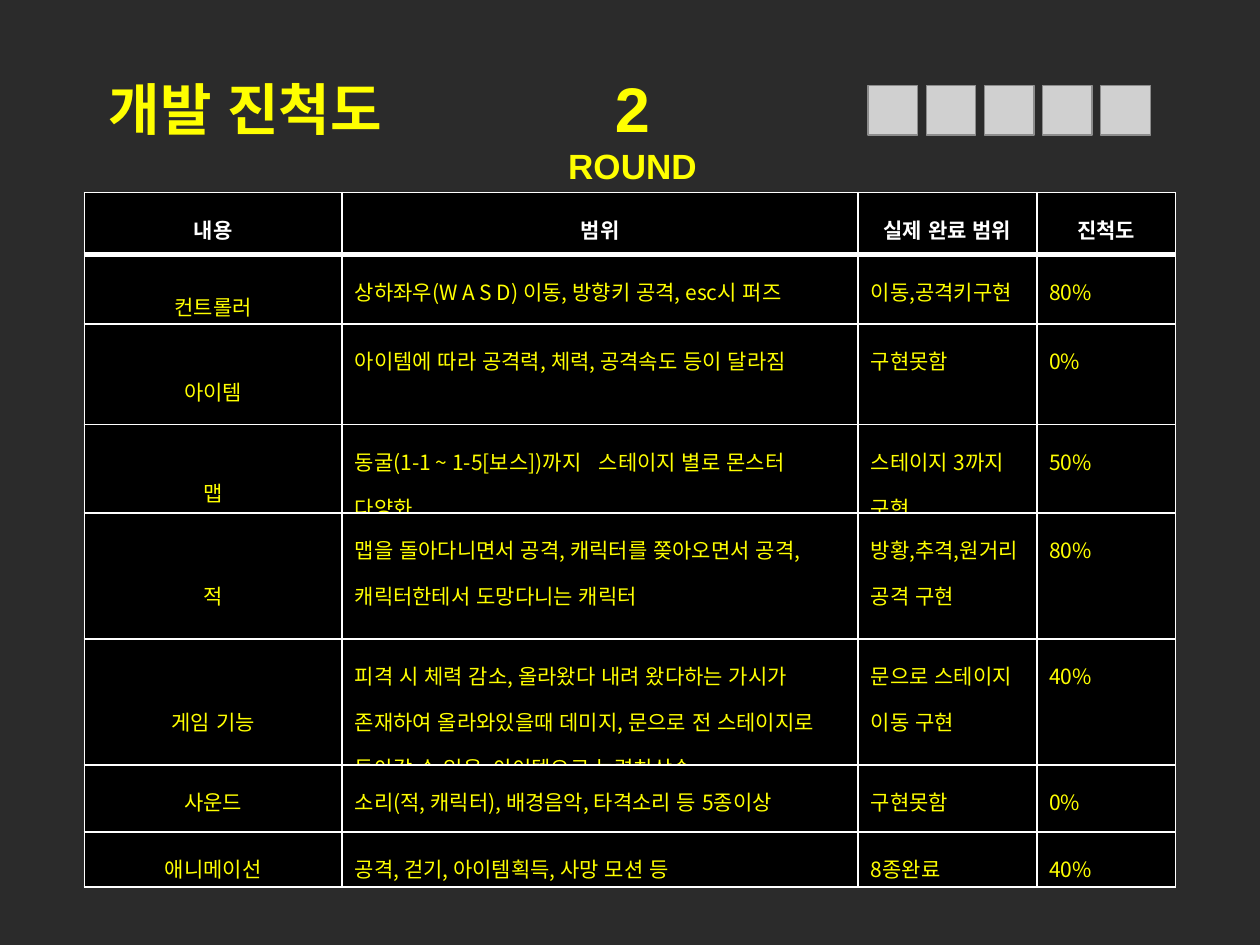
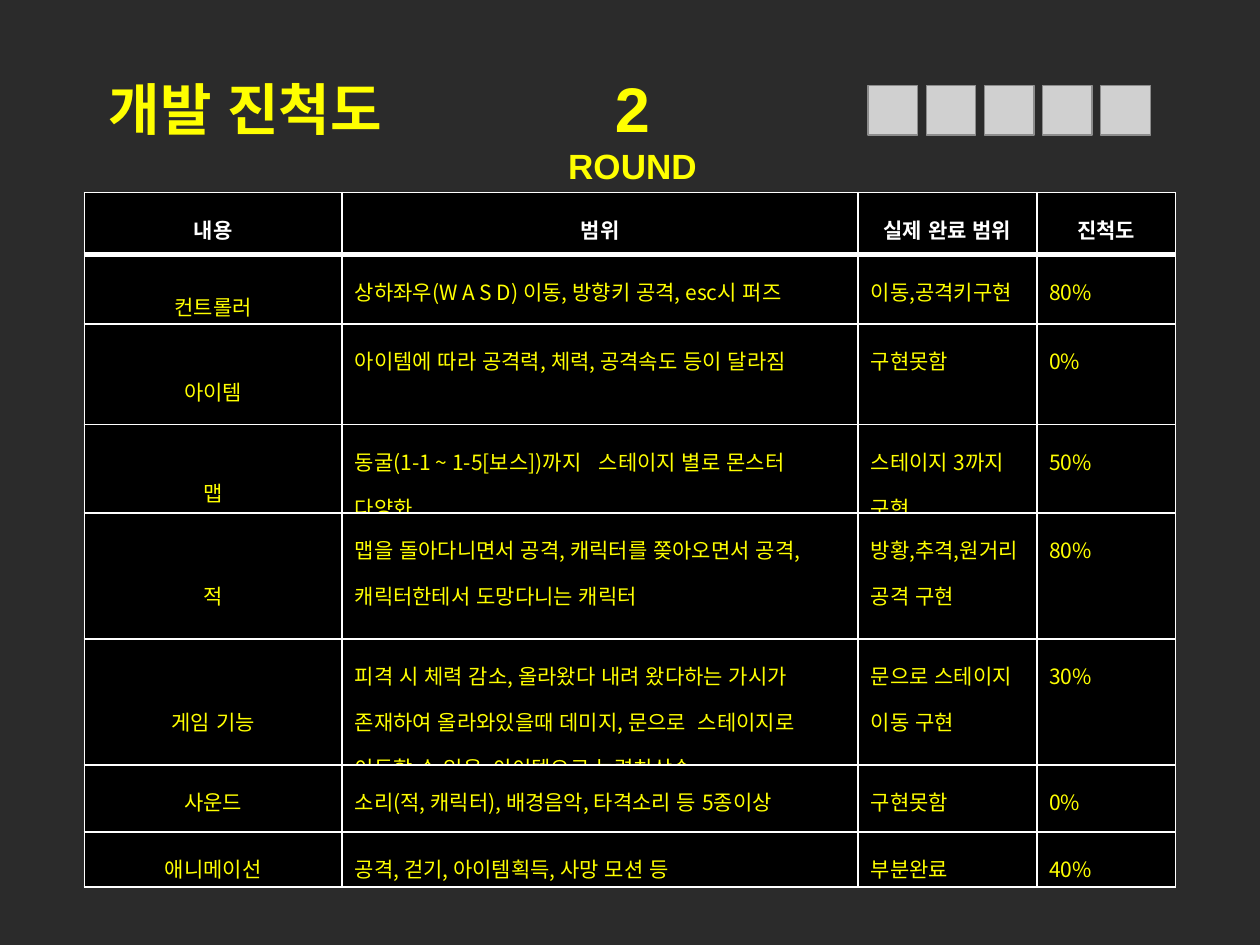
Before and after one commit to bong-seob-shin/16184024-2DGP-Project, a slide deck: slide 2 of ppt/3차발표.pptx. Drawn at 1260x945 pixels with LibreOffice and Linux fonts; fonts in the diff are those of the drawing; grey boxes stand for pictures; background and template pictures are left out; a plain dark background stands for a picture behind light text. Boxes give left, top, right and bottom in pixels: in the first picture for what was removed or moved away, otherwise in the second. Text is boxed around its words. In the diff, an @@ line names an element or a change of style, - is before the commit and + after.

```diff
--- a/ppt/3차발표.pptx
+++ b/ppt/3차발표.pptx
@@ table at box(84, 193, 1176, 885) @@
-row 6, column 2: 피격 시 체력 감소, 올라왔다 내려 왔다하는 가시가 존재하여 올라와있을때 데미지, 문으로 전 스테이지로 돌아갈 수 있음, 아이템으로 능력치상승
+row 6, column 2: 피격 시 체력 감소, 올라왔다 내려 왔다하는 가시가 존재하여 올라와있을때 데미지, 문으로 스테이지로 이동할 수 있음, 아이템으로 능력치상승
-row 6, column 4: 40%
+row 6, column 4: 30%
-row 8, column 3: 8종완료
+row 8, column 3: 부분완료
```
Also in this commit, not shown: 2 other files.
